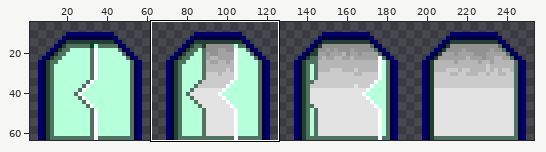
Edited in one commit: pixel-art file (assets/door.ase). Above, an overview of the earlier version with the close-up marked.
Close-up. First the earlier version:
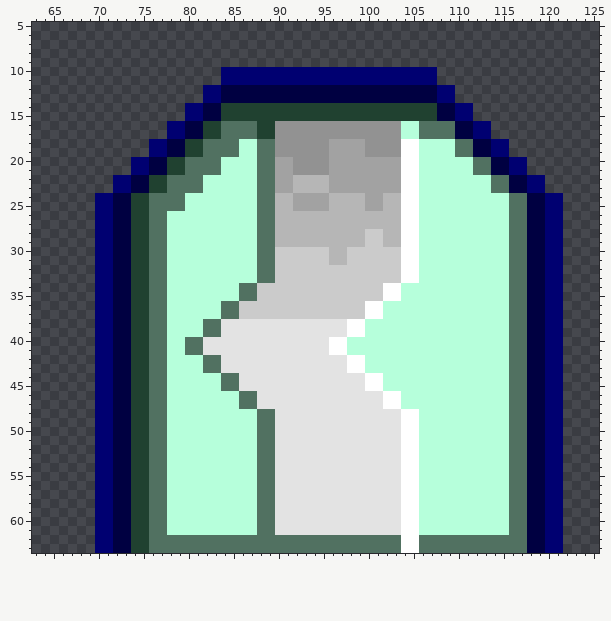
256x64 pixels, 1 frame. Shown: x 63..125, y 5..63. The old version is drawn lined up with the new one. The wide view leaves out empty margins. The commit also changed other parts of the picture, which this record leaves out.
The result:
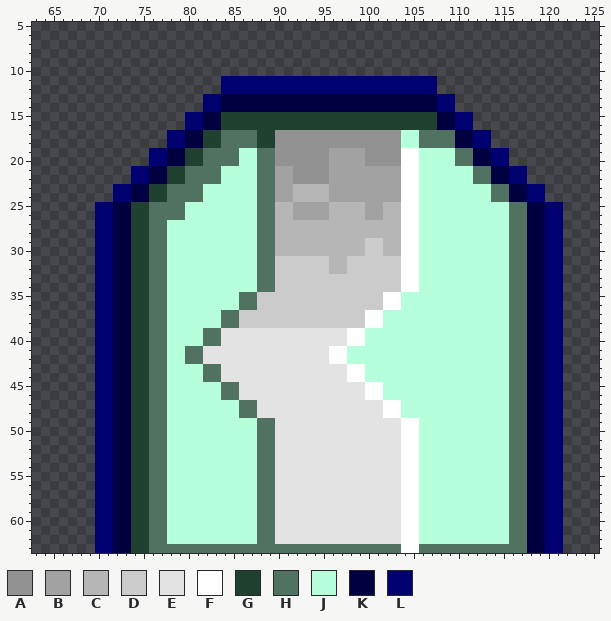
Palette (. is transparent): A #929292  B #a2a2a2  C #b6b6b6  D #cbcbcb  E #e3e3e3  F #ffffff  G #204130  H #517161  J #b6ffdb  K #000041  L #000071
Edits made:
drawings rearranged on the sheet (the old picture shows each at its new place)
y 10: x 84..107 LLLLLLLLLLLLLLLLLLLLLLLL -> ........................
y 12: x 82..109 LLKKKKKKKKKKKKKKKKKKKKKKKKLL -> ..LLLLLLLLLLLLLLLLLLLLLLLL..
y 14: x 80..111 LLKKGGGGGGGGGGGGGGGGGGGGGGGGKKLL -> ..LLKKKKKKKKKKKKKKKKKKKKKKKKLL..
y 16: x 78..87 LLKKGGHHHH -> ..LLKKGGGG; x 90..113 AAAAAAAAAAAAAAJJHHHHKKLL -> GGGGGGGGGGGGGGGGGGKKLL..
y 18: x 76..83 LLKKGGHH -> ..LLKKGG; x 86..89 JJHH -> HHGG; x 96..99 BBBB -> AAAA; x 104..115 FFJJJJHHKKLL -> JJHHHHKKLL..
y 20: x 74..81 LLKKGGHH -> ..LLKKGG; x 84..85 JJ -> HH; x 90..91 BB -> AA; x 100..103 BBBB -> AAAA; x 110..117 JJHHKKLL -> HHKKLL..
y 22: x 72..79 LLKKGGHH -> ..LLKKGG; x 82..83 JJ -> HH; x 92..95 CCCC -> AAAA; x 112..119 JJHHKKLL -> HHKKLL..
y 24: x 70..77 LLKKGGHH -> ..LLKKGG; x 80..81 JJ -> HH; x 90..99 CCBBBBCCCC -> BBCCCCBBBB; x 102..103 CC -> BB; x 114..121 JJHHKKLL -> HHKKLL..
y 26: x 78..79 JJ -> HH; x 92..95 CCCC -> BBBB; x 100..101 CC -> BB
y 28: x 100..101 DD -> CC
y 30: x 90..95 DDDDDD -> CCCCCC; x 98..99 DD -> CC; x 102..103 DD -> CC
y 32: x 96..97 DD -> CC
y 34: x 86..89 HHDD -> JJHH; x 102..105 FFJJ -> DDFF
y 36: x 84..87 HHDD -> JJHH; x 100..103 FFJJ -> DDFF
y 38: x 82..101 HHEEEEEEEEEEEEEEFFJJ -> JJHHDDDDDDDDDDDDDDFF
y 40: x 80..83 HHEE -> JJHH; x 96..99 FFJJ -> EEFF
y 42: x 80..83 JJHH -> HHEE; x 96..99 EEFF -> FFJJ
y 44: x 82..85 JJHH -> HHEE; x 98..101 EEFF -> FFJJ
y 46: x 84..87 JJHH -> HHEE; x 100..103 EEFF -> FFJJ
y 48: x 86..89 JJHH -> HHEE; x 102..105 EEFF -> FFJJ
y 62: x 78..87 HHHHHHHHHH -> JJJJJJJJJJ; x 90..103 HHHHHHHHHHHHHH -> EEEEEEEEEEEEEE; x 106..115 HHHHHHHHHH -> JJJJJJJJJJ
